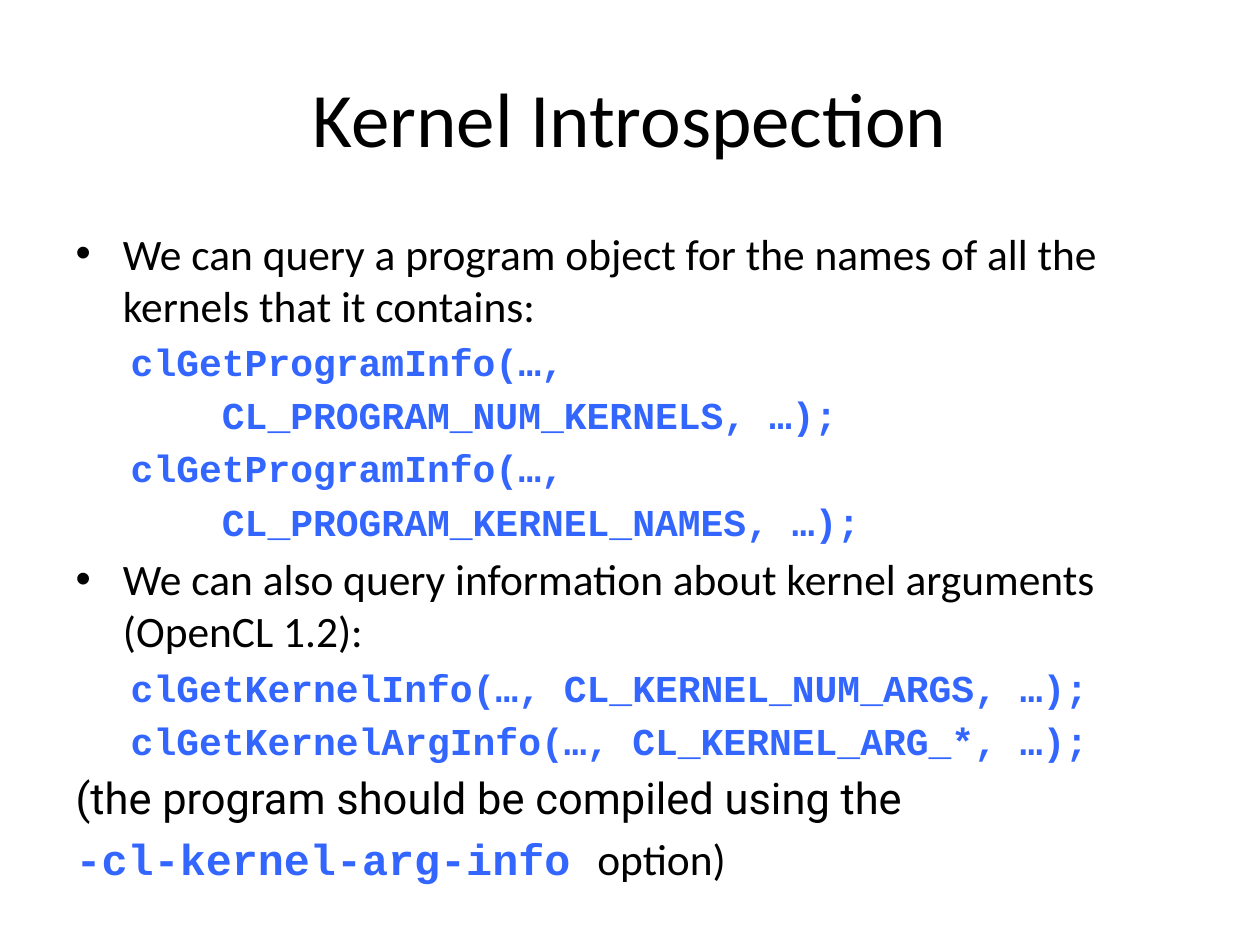
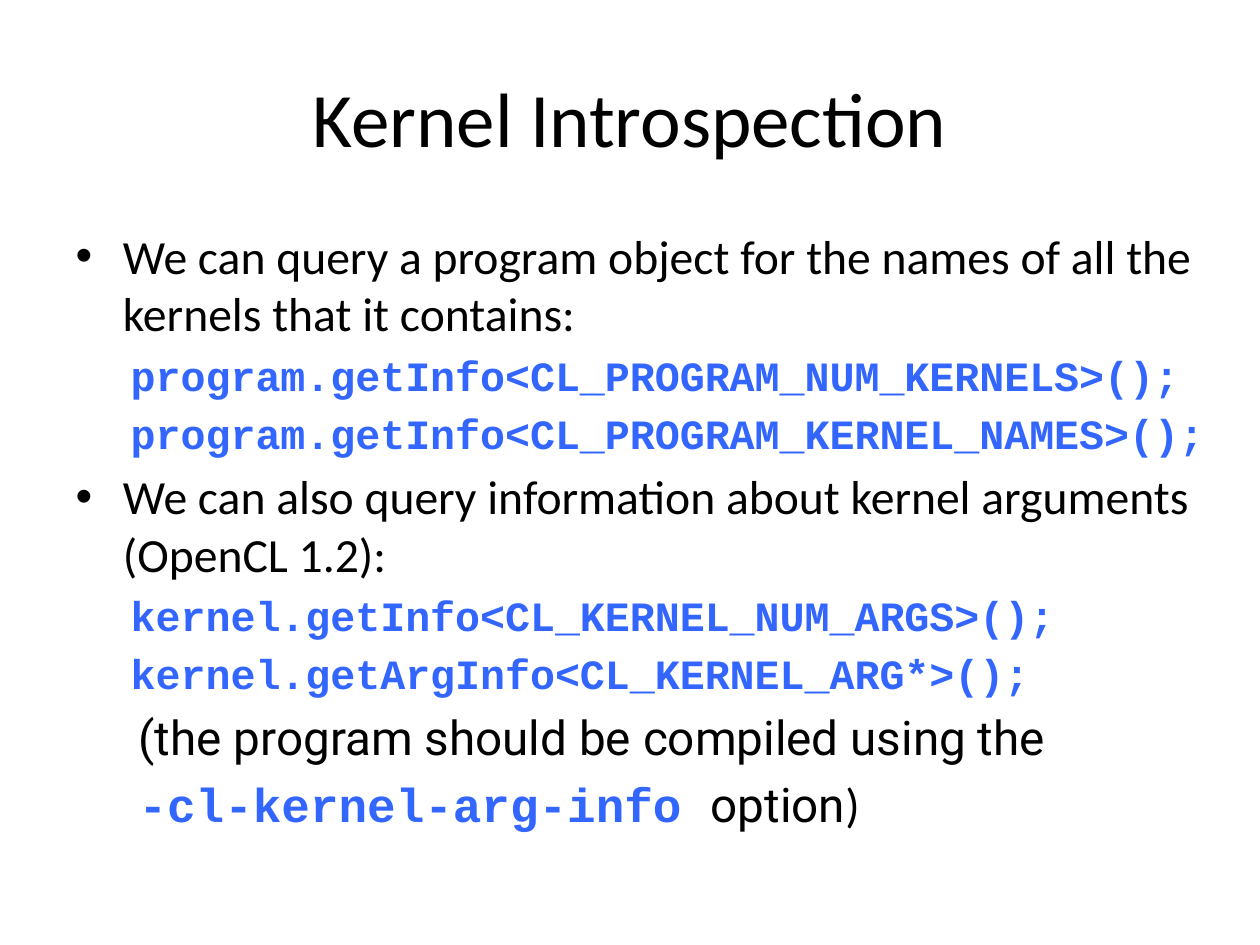
Before and after one commit to UoB-HPC/opencl-training-code, a slide deck: slide 13 of slides/advanced_part2.pptx (slide 12 before the commit). Drawn at 1260x945 pixels with LibreOffice and Linux fonts; fonts in the diff are those of the drawing. Boxes give left, top, right and bottom in pixels: in the first picture for what was removed or moved away, otherwise in the second. Text is boxed around its words. In the diff, an @@ line names an element or a change of style, - is before the commit and + after.

```diff
--- a/slides/advanced_part2.pptx
+++ b/slides/advanced_part2.pptx
@@ text at [123,241,1191,832]: size 24.8 to 27.2 pt in "We can query a program object for ...", "We can also query information about kernel ...", "(the program should be compiled using the", "-cl-kernel-arg-info option)"; font Calibri to Roboto in "option)" @@
@@ text at [131,360,1204,458]: text changed; size 21.7 to 23.8 pt @@
-  clGetProgramInfo(…,
-  CL_PROGRAM_NUM_KERNELS, …);
-  clGetProgramInfo(…,
-  CL_PROGRAM_KERNEL_NAMES, …);
+  program.getInfo<CL_PROGRAM_NUM_KERNELS>();
+  program.getInfo<CL_PROGRAM_KERNEL_NAMES>();
@@ text at [131,601,1055,698]: text changed; size 21.7 to 23.8 pt @@
-  clGetKernelInfo(…, CL_KERNEL_NUM_ARGS, …);
-  clGetKernelArgInfo(…, CL_KERNEL_ARG_*, …);
+  kernel.getInfo<CL_KERNEL_NUM_ARGS>();
+  kernel.getArgInfo<CL_KERNEL_ARG*>();
```
Also in this commit, not shown: 12 other slides changed.
